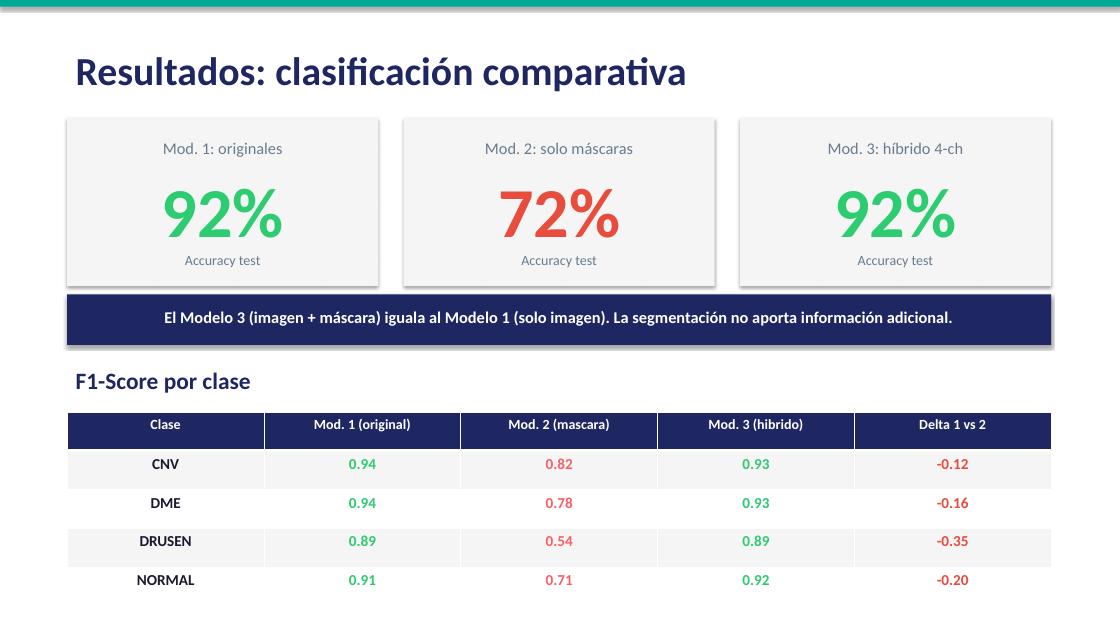
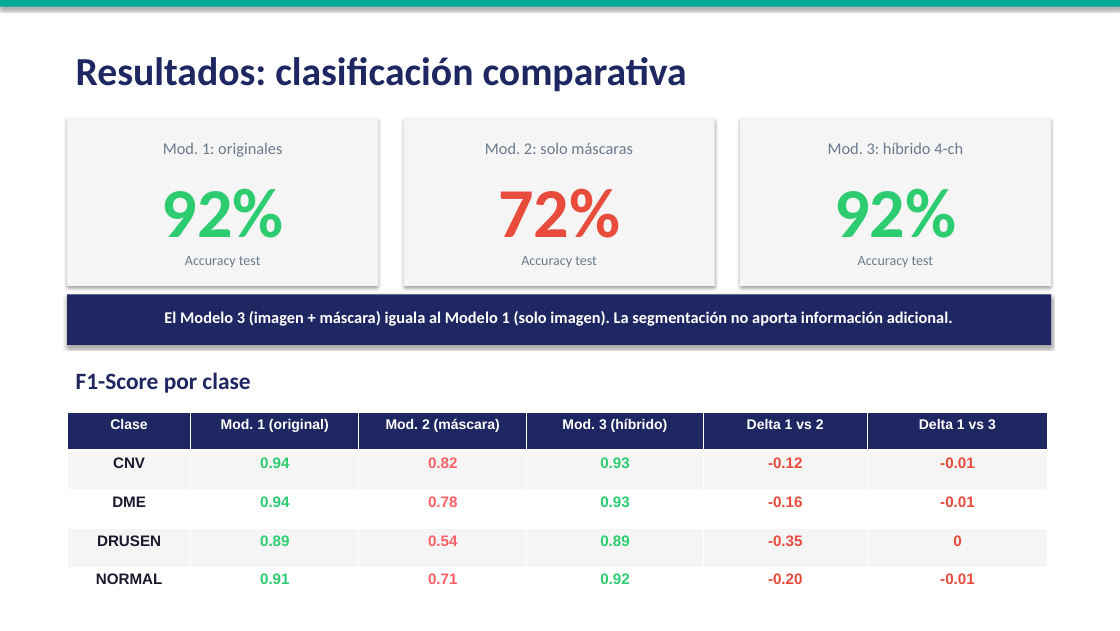
Before and after one commit to umagon/TP_vision_por_computadora_2, a slide deck: slide 9 of paper/presentacion_OCT.pptx. Drawn at 1120x631 pixels with LibreOffice and Linux fonts; fonts in the diff are those of the drawing. Boxes give left, top, right and bottom in pixels: in the first picture for what was removed or moved away, otherwise in the second. Text is boxed around its words. In the diff, an @@ line names an element or a change of style, - is before the commit and + after.

```diff
--- a/paper/presentacion_OCT.pptx
+++ b/paper/presentacion_OCT.pptx
@@ table at (x1=67, y1=412, x2=1049, y2=605) @@
-column 3, row 1: Mod. 2 (mascara)
+column 3, row 1: Mod. 2 (máscara)
-column 4, row 1: Mod. 3 (hibrido)
+column 4, row 1: Mod. 3 (híbrido)
+column 6: Delta 1 vs 3 | -0.01 | -0.01 | 0 | -0.01
```
Also in this commit, not shown: 5 other slides changed.
